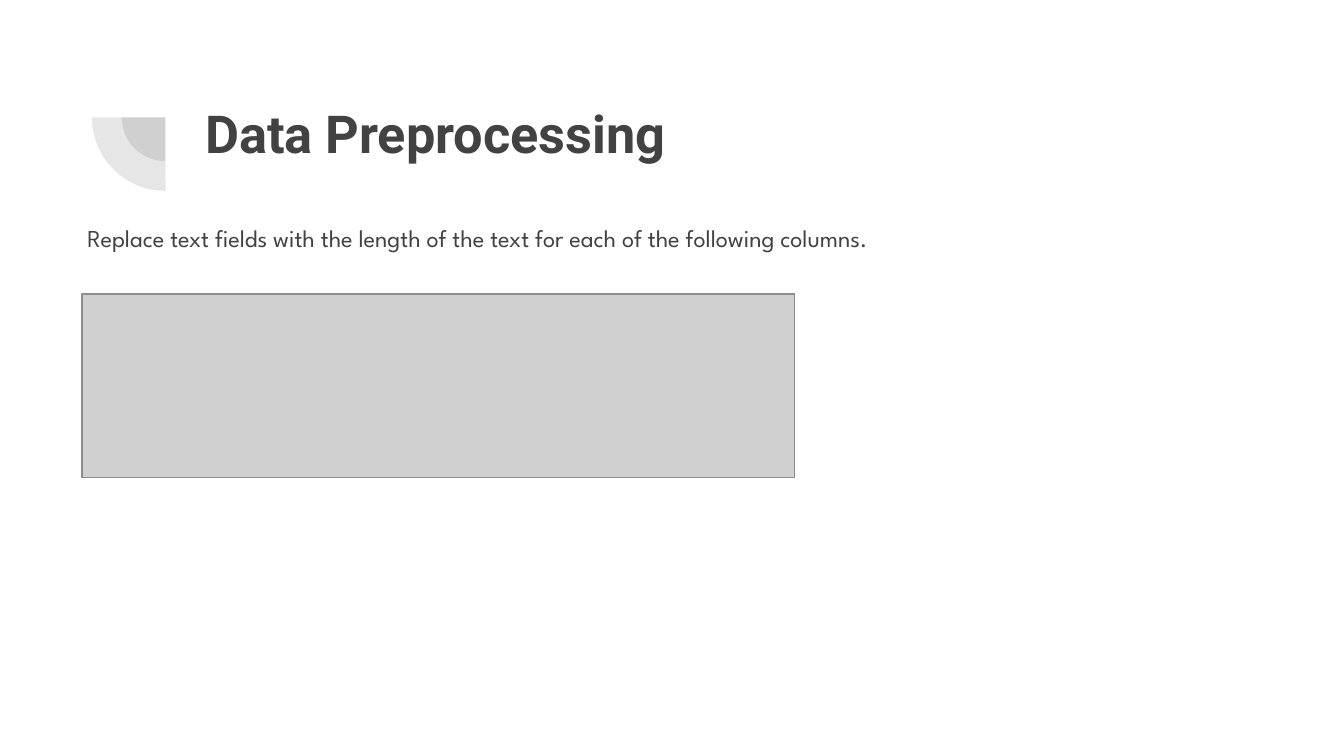
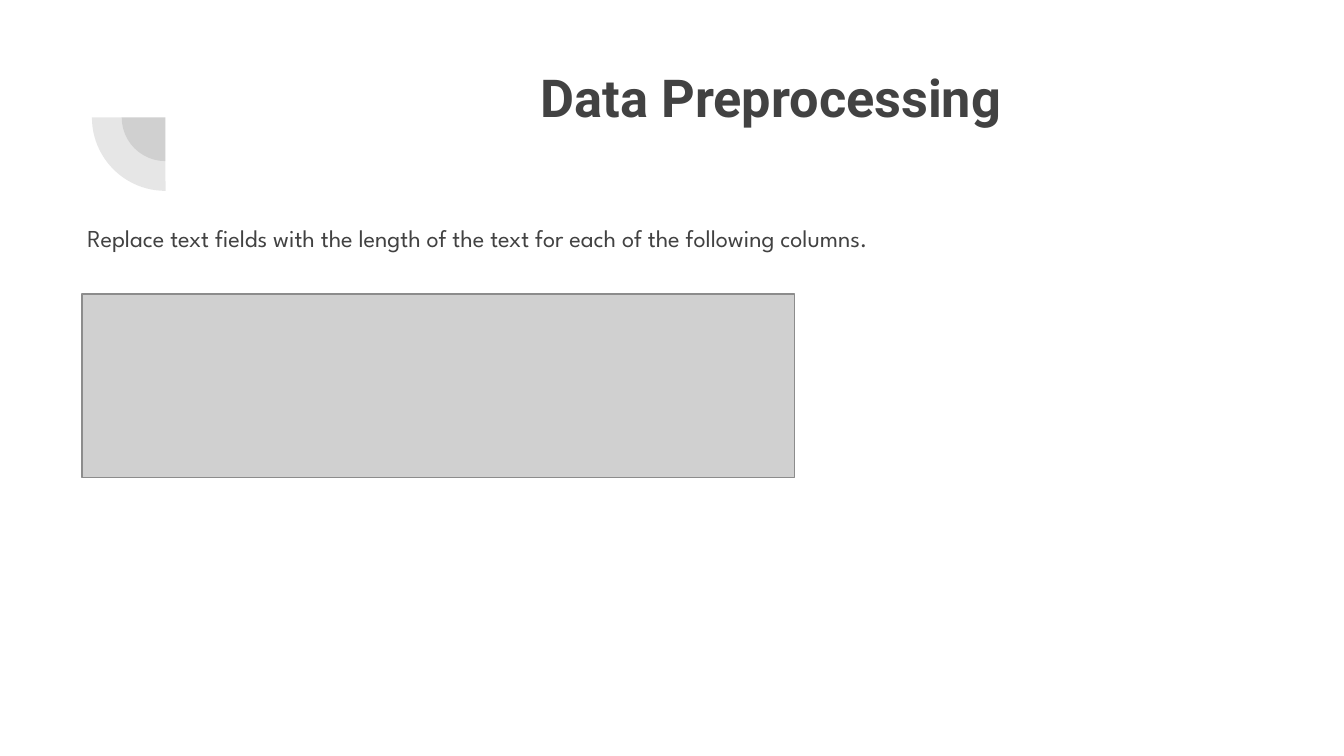
Before and after one commit to shpatgashi/machine_learning_experiments, a slide deck: slide 44 of Machine Learning.pptx (slide 43 before the commit). Drawn at 1344x756 pixels with LibreOffice and Linux fonts; fonts in the diff are those of the drawing; grey boxes stand for pictures. Boxes give left, top, right and bottom in pixels: in the first picture for what was removed or moved away, otherwise in the second. Text is boxed around its words. In the diff, an @@ line names an element or a change of style, - is before the commit and + after.

```diff
--- a/Machine Learning.pptx
+++ b/Machine Learning.pptx
@@ title "Data Preprocessing": place and size @@
-title "Data Preprocessing" at <box>205,114,666,164</box>
+title "Data Preprocessing" at <box>541,78,1002,128</box>
```
Also in this commit, not shown: 12 other slides changed, 20 slides added, 13 slides removed, 2 other files.
